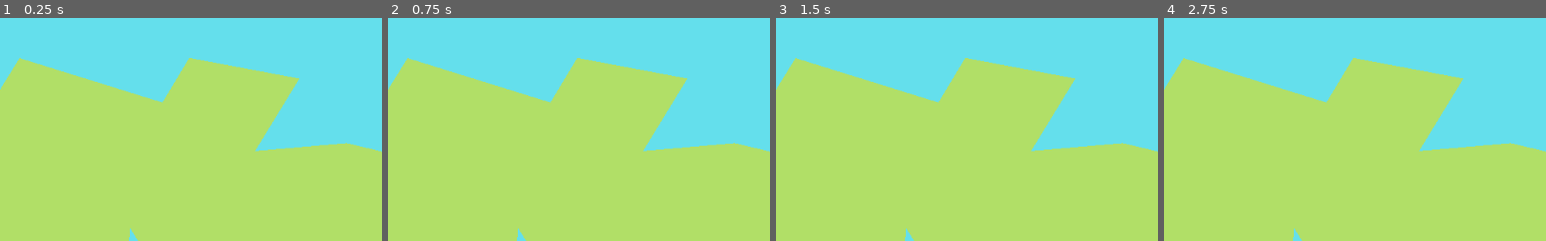
Above: before the commit, frames 1-4 (left to right).
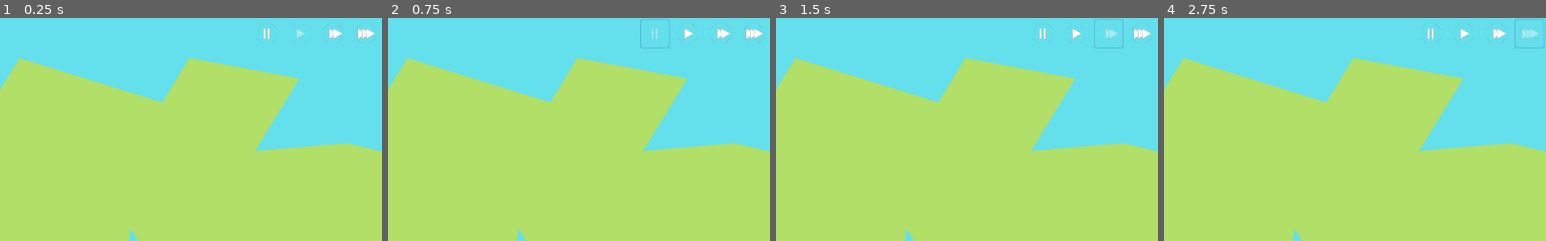
Above: after the commit, the same moments.

Repository: LeBoku/supply-chained
Game: Godot game, scene res://Game.tscn
The game is run twice, just before and just after one commit, with the same random seed, the same clock (stepped at 60 frames per second) and the same inputs.
Inputs (mouse positions are % of the whole screen's width and height, from its top left):
- Up to frame 1 (0.25 s): no input
- Up to frame 2 (0.75 s): click (85, 4) at 0.52 s
- Up to frame 3 (1.5 s): click (94, 4) at 1.27 s
- Up to frame 4 (2.75 s): click (98, 4) at 2.02 s
The pictures show only the part of the screen within x 50-100%, y 0-50%; the shares and areas given below are measured in that part.

The runs differ from the first frame. In frame 1, 0.4% of the frame differs, in the area x 69-99%, y 4-10%; in frame 2, 0.5%; in frame 3, 0.5%, in the area x 69-99%, y 0-14%; in frame 4, 0.4%.

Commit message:
added gamespeed ui

Diff:
--- a/supply-chained/Game.tscn
+++ b/supply-chained/Game.tscn
@@ -1,11 +1,16 @@
-[gd_scene load_steps=7 format=2]
+[gd_scene load_steps=12 format=2]
 
 [ext_resource path="res://Game.gd" type="Script" id=1]
 [ext_resource path="res://station/Station.tscn" type="PackedScene" id=2]
 [ext_resource path="res://connection/ConnectionHelper.tscn" type="PackedScene" id=3]
 [ext_resource path="res://Camera.gd" type="Script" id=4]
 [ext_resource path="res://carriers/Carrier.gd" type="Script" id=5]
+[ext_resource path="res://util/icons/fastest.png" type="Texture" id=6]
+[ext_resource path="res://util/icons/faster.png" type="Texture" id=7]
 [ext_resource path="res://production/Production.tscn" type="PackedScene" id=8]
+[ext_resource path="res://util/icons/play.png" type="Texture" id=9]
+[ext_resource path="res://util/icons/pause.png" type="Texture" id=10]
+[ext_resource path="res://interface/GameControls.gd" type="Script" id=11]
 
 [node name="Game" type="Node2D"]
 script = ExtResource( 1 )
@@ -159,3 +164,60 @@
 __meta__ = {
 "_edit_use_anchors_": false
 }
+
+[node name="GameControls" type="HBoxContainer" parent="HUD"]
+margin_left = 850.119
+margin_top = 1.16511
+margin_right = 1022.12
+margin_bottom = 41.1651
+grow_horizontal = 0
+alignment = 2
+script = ExtResource( 11 )
+__meta__ = {
+"_edit_use_anchors_": false
+}
+
+[node name="Stop" type="Button" parent="HUD/GameControls"]
+margin_right = 40.0
+margin_bottom = 40.0
+rect_min_size = Vector2( 40, 40 )
+icon = ExtResource( 10 )
+flat = true
+clip_text = true
+expand_icon = true
+
+[node name="Normal" type="Button" parent="HUD/GameControls"]
+margin_left = 44.0
+margin_right = 84.0
+margin_bottom = 40.0
+rect_min_size = Vector2( 40, 40 )
+disabled = true
+icon = ExtResource( 9 )
+flat = true
+clip_text = true
+expand_icon = true
+
+[node name="Faster" type="Button" parent="HUD/GameControls"]
+margin_left = 88.0
+margin_right = 128.0
+margin_bottom = 40.0
+rect_min_size = Vector2( 40, 40 )
+icon = ExtResource( 7 )
+flat = true
+clip_text = true
+expand_icon = true
+
+[node name="Fastest" type="Button" parent="HUD/GameControls"]
+margin_left = 132.0
+margin_right = 172.0
+margin_bottom = 40.0
+rect_min_size = Vector2( 40, 40 )
+icon = ExtResource( 6 )
+flat = true
+clip_text = true
+expand_icon = true
+
+[connection signal="pressed" from="HUD/GameControls/Stop" to="HUD/GameControls" method="_on_Stop_pressed"]
+[connection signal="pressed" from="HUD/GameControls/Normal" to="HUD/GameControls" method="_on_Normal_pressed"]
+[connection signal="pressed" from="HUD/GameControls/Faster" to="HUD/GameControls" method="_on_Faster_pressed"]
+[connection signal="pressed" from="HUD/GameControls/Fastest" to="HUD/GameControls" method="_on_Fastest_pressed"]
--- /dev/null
+++ b/supply-chained/Globals.gd
@@ -0,0 +1,3 @@
+extends Node
+
+var game_speed = 1
--- /dev/null
+++ b/supply-chained/interface/GameControls.gd
@@ -0,0 +1,24 @@
+extends HBoxContainer
+
+func set_game_speed(speed: float, button: Button):
+	$"/root/Globals".game_speed = speed
+
+	$Stop.disabled = false
+	$Normal.disabled = false
+	$Faster.disabled = false
+	$Fastest.disabled = false
+
+	button.disabled = true
+
+
+func _on_Stop_pressed():
+	set_game_speed(0, $Stop)
+
+func _on_Normal_pressed():
+	set_game_speed(1, $Normal)
+
+func _on_Faster_pressed():
+	set_game_speed(2, $Faster)
+
+func _on_Fastest_pressed():
+	set_game_speed(4, $Fastest)
--- a/supply-chained/project.godot
+++ b/supply-chained/project.godot
@@ -70,6 +70,7 @@
 
 RouteBuilder="*res://route-builder/RouteBuilder.gd"
 CargoHelper="*res://cargo/CargoHelper.gd"
+Globals="*res://Globals.gd"
 
 [debug]
 
